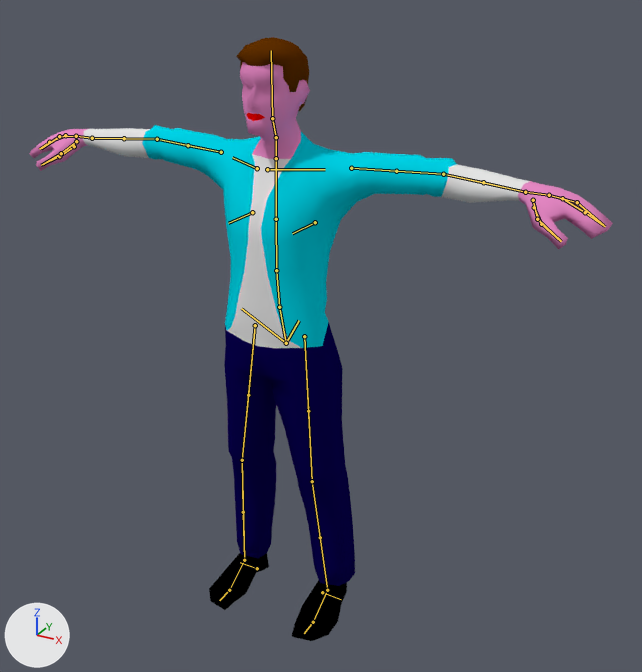
The Blender file blenders/characters.blend, before and after one commit.
Camera for both pictures: a 50 mm lens placed at (1.46, -2.35, 2.27), pointed at (0.14, 0.04, 1.07). The axes (+X, +Y, +Z) are drawn at lower left. The lights are the same throughout. The bones that bend it are drawn over the model as lines.

The first picture shows 'base_male'.
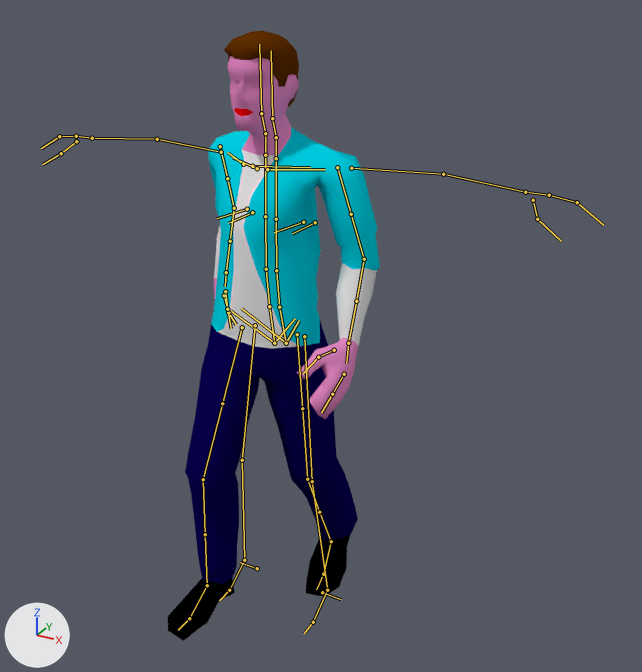
The newer file adds an action. The first version stands in its rest pose; the second is drawn at frame 18 of the action 'Walk'.

The change in detail:
Bone 'torso' (bone_torso) moves from (0.0, 0.0, 0.0) to (0.0, -0.063, 0.023).
Bone 'chest' (bone_chest) turns from (0, 0, 0) to (0, 0, -10) degrees about its own x, y and z.
Bone 'hips' (bone_hips) turns from (0, 0, 0) to (0, 0, 11) degrees about its own x, y and z.
Bone 'hand_ik.R' (bone_hand_ik_r) moves from (0.0, 0.0, 0.0) to (-0.466, -0.473, 0.089).
Bone 'hand_ik.R' (bone_hand_ik_r) turns from (0, 0, 0) to (2, -10, 76) degrees about its own x, y and z.
Bone 'hand_ik.L' (bone_hand_ik_l) moves from (0.0, 0.0, 0.0) to (0.387, -0.418, 0.389).
Bone 'hand_ik.L' (bone_hand_ik_l) turns from (0, 0, 0) to (64, -17, -68) degrees about its own x, y and z.
Bone 'foot_ik.R' (bone_foot_ik_r) moves from (0.0, 0.0, 0.0) to (0.038, -0.298, 0.105).
Bone 'foot_ik.R' (bone_foot_ik_r) turns from (0, 0, 0) to (-1, 0, 0) degrees about its own x, y and z.
Bone 'foot_ik.L' (bone_foot_ik_l) moves from (0.0, 0.0, 0.0) to (-0.072, 0.213, 0.044).
Bone 'foot_ik.L' (bone_foot_ik_l) turns from (0, 0, 0) to (32, 0, 0) degrees about its own x, y and z.

Pixel boxes [x1, y1, x2, y2] of what changed, in the pictures (642 x 672 px):
'base_male', posed (64% narrower)
    before: [29, 37, 613, 641]
    after: [168, 31, 380, 641]
